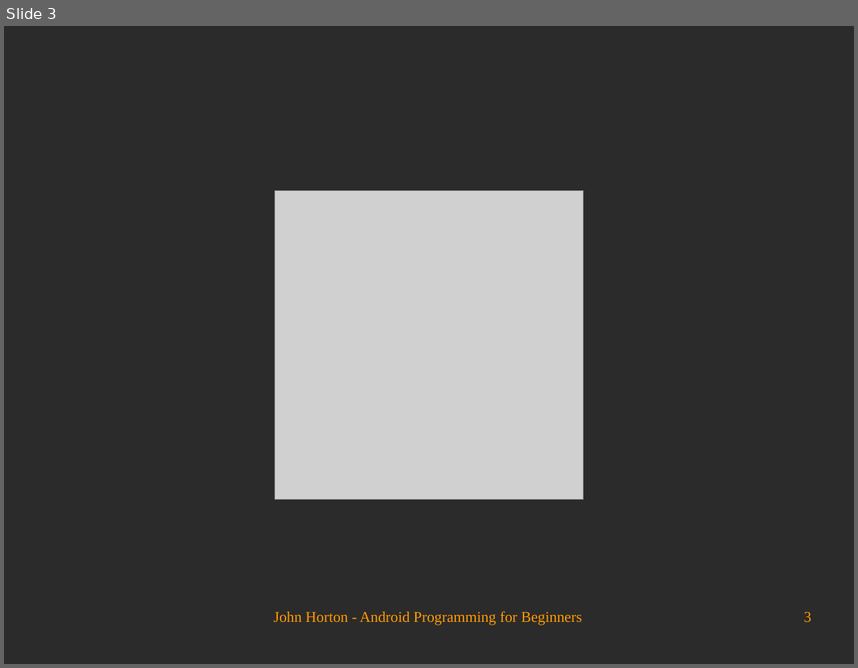
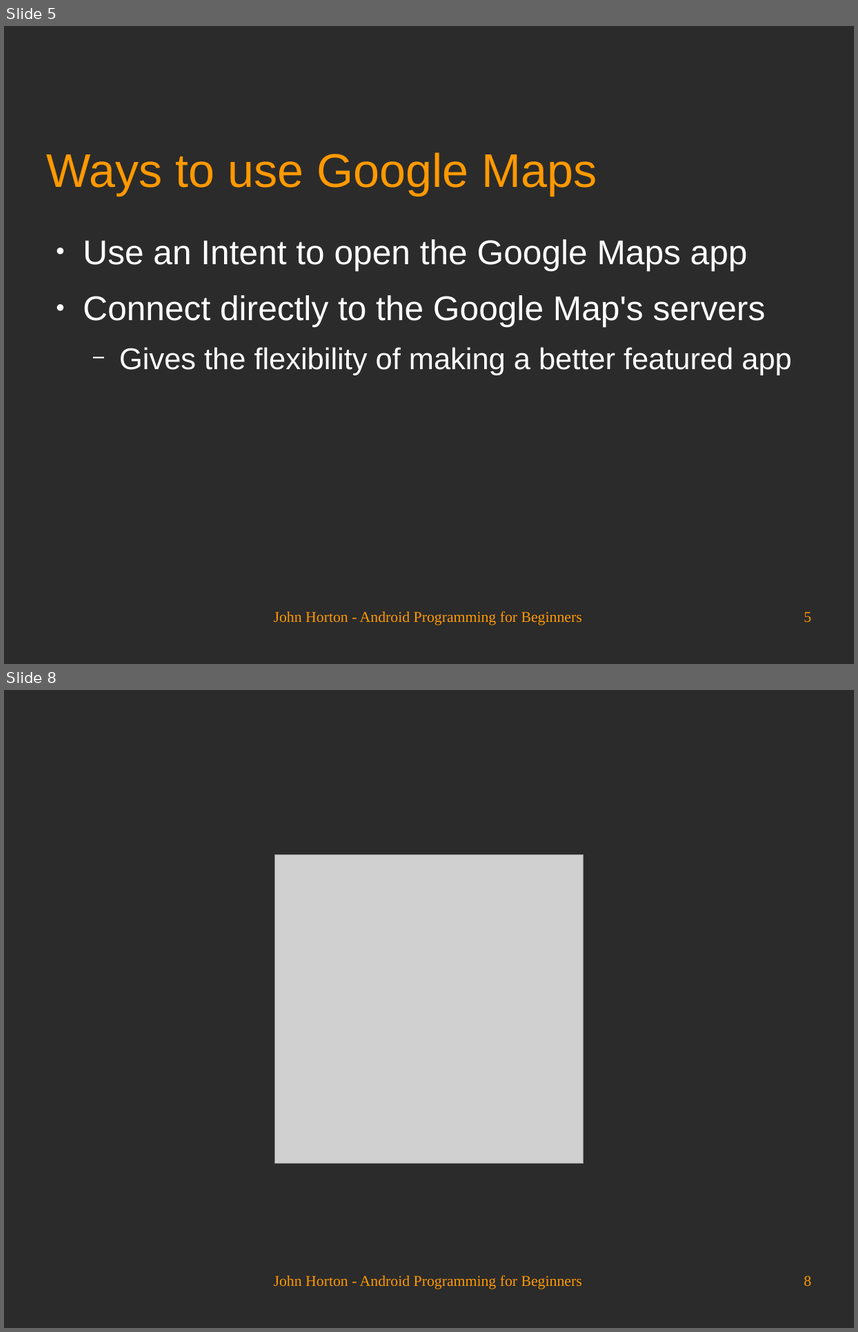
Before and after one commit to Academy-Soft-Intellect/Android-Programming-for-Beginners, a slide deck: 25_Integrating_Google_Maps_and_GPS_Locations.odp. Shown one above the other, each under a label of ours: slide 3 before the commit, slides 5 and 8 after it; the slides between them are not shown. The pictures are 858x668 and 858x1332 pixels, drawn with LibreOffice and Linux fonts; fonts in the diff are those of the drawing; grey boxes stand for pictures; background and template pictures are left out; a plain dark background stands for a picture behind light text. Boxes give left, top, right and bottom in pixels: in the first picture for what was removed or moved away, otherwise in the second. Text is boxed around its words. In the diff, an @@ line names an element or a change of style, - is before the commit and + after.

```diff
--- a/25_Integrating_Google_Maps_and_GPS_Locations.odp
+++ b/25_Integrating_Google_Maps_and_GPS_Locations.odp
@@ slide 5 added at <box>4,26,854,664</box>, background picture (left out) @@
@@ title added at <box>47,152,597,196</box>, 44 pt, text #FF9900 @@
+Ways to use Google Maps
@@ text added at <box>83,239,791,375</box>, 32 pt, text #FFFFFF @@
+● Use an Intent to open the Google Maps app
+● Connect directly to the Google Map's servers
+  − Gives the flexibility of making a better featured app
@@ text added at <box>274,610,582,625</box>, 14 pt, text #FF9900 @@
+John Horton - Android Programming for Beginners
@@ page number added at <box>804,611,811,622</box>, 14 pt, text #FF9900 @@
+5
@@ what was slide 3 is now slide 8 @@
@@ page number at <box>804,1275,811,1286</box>: text changed @@
-3
+8
```
Also in this commit, not shown: 2 slides changed, 4 other slides added.
